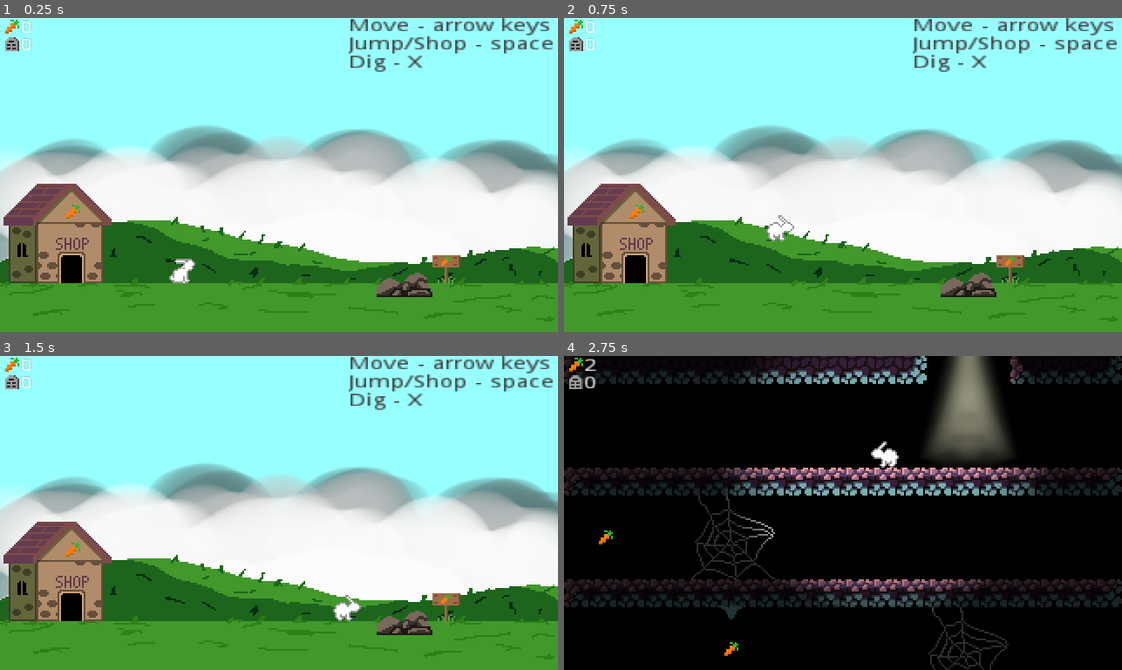
Above: before the commit, frames 1-4 (two rows, left to right).
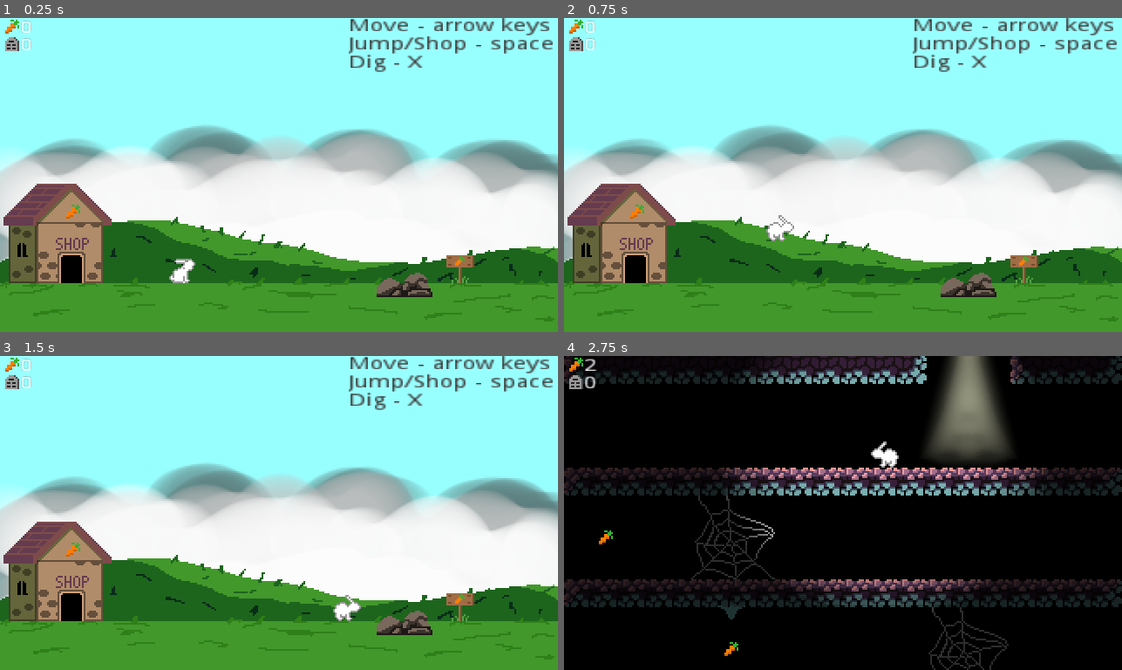
Above: after the commit, the same moments.

Repository: JarWarren/Wrrn
Game: Godot game, scene res://World/Overworld.tscn
Two runs of this game, one before a commit and one after it. Both use one fixed random seed, a clock stepped at 60 frames per second and the inputs below.
Inputs:
- Up to frame 1 (0.25 s): no input
- Up to frame 2 (0.75 s): tap Enter (ui_accept) at 0.5 s; hold Right (ui_right) from 0.53 s (still down)
- Up to frame 3 (1.5 s): keep holding Right (ui_right); tap Enter (ui_accept) at 0.77 s
- Up to frame 4 (2.75 s): tap Enter (ui_accept) at 1.52 s; release Right (ui_right) at 2.03 s; hold Left (ui_left) from 2.03 s (still down)

The runs differ from the first frame. In frame 1, 0.3% of the frame differs, in the area x 77-85%, y 75-85%; in frame 2, 0.3%; in frame 3, 0.3%; in frame 4, nothing differs.

Commit message:
add reaper easter egg

Diff:
--- a/World/Overworld.gd
+++ b/World/Overworld.gd
@@ -5,12 +5,15 @@
 onready var rabbit = $Rabbit
 onready var camera = $Rabbit/Camera2D
 onready var light = $Rabbit/Light2D
+onready var decoration = $Decoration
 
 
 # Called when the node enters the scene tree for the first time.
 func _ready():
 	camera.current = false
 	light.enabled = false
+	if GameController.deaths >= 20:
+		decoration.texture = load("res://Sprites/reaper.png")
 
 
 # Called every frame. 'delta' is the elapsed time since the previous frame.
--- a/World/Overworld.tscn
+++ b/World/Overworld.tscn
@@ -39,19 +39,19 @@
 position = Vector2( 352, 168 )
 shape = SubResource( 1 )
 
-[node name="shop" type="Sprite" parent="."]
+[node name="Shop" type="Sprite" parent="."]
 position = Vector2( 32, 120 )
 texture = ExtResource( 9 )
 
-[node name="Area2D" type="Area2D" parent="shop"]
+[node name="Area2D" type="Area2D" parent="Shop"]
 collision_mask = 2
 
-[node name="CollisionShape2D" type="CollisionShape2D" parent="shop/Area2D"]
+[node name="CollisionShape2D" type="CollisionShape2D" parent="Shop/Area2D"]
 position = Vector2( 8, 8 )
 shape = SubResource( 2 )
 
-[node name="sign" type="Sprite" parent="."]
-position = Vector2( 256, 144 )
+[node name="Decoration" type="Sprite" parent="."]
+position = Vector2( 264, 144 )
 texture = ExtResource( 8 )
 
 [node name="Rabbit" parent="." instance=ExtResource( 3 )]
@@ -70,5 +70,5 @@
 texture = ExtResource( 7 )
 
 [node name="HUD" parent="." instance=ExtResource( 2 )]
-[connection signal="body_entered" from="shop/Area2D" to="." method="_on_Area2D_body_entered"]
+[connection signal="body_entered" from="Shop/Area2D" to="." method="_on_Area2D_body_entered"]
 [connection signal="body_entered" from="Warren" to="Warren" method="_on_Warren_body_entered"]
Binary file added: Sprites/reaper.png
Not shown, added: Sprites/reaper.png.import
